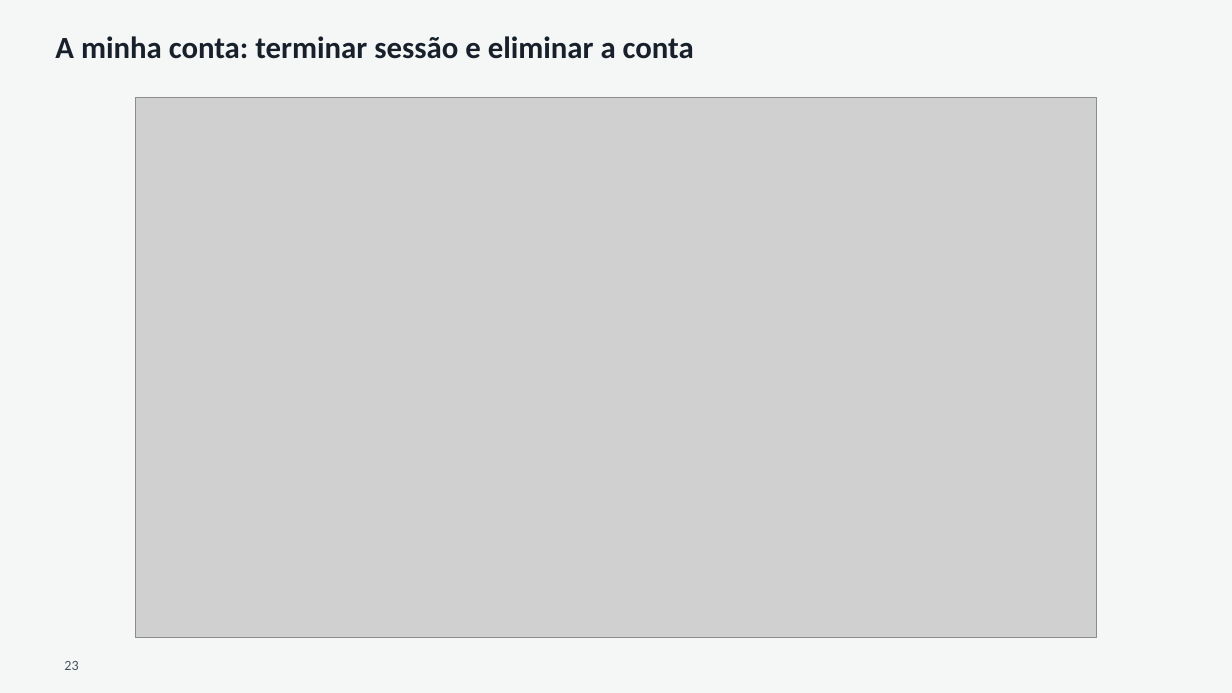
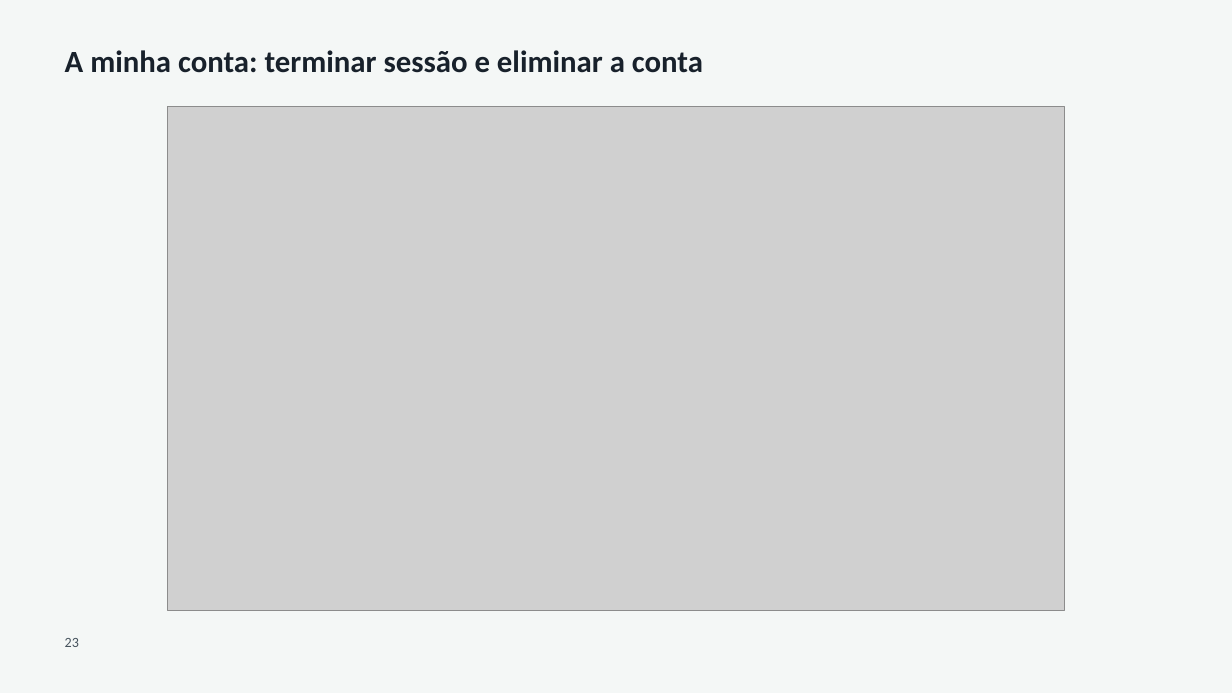
Before and after one commit to SCCPScar/MandarinCourse, a slide deck: slide 23 of docs/entregas/Apresentação - Chá.pptx. Drawn at 1232x693 pixels with LibreOffice and Linux fonts; fonts in the diff are those of the drawing; grey boxes stand for pictures. Boxes give left, top, right and bottom in pixels: in the first picture for what was removed or moved away, otherwise in the second. Text is boxed around its words. In the diff, an @@ line names an element or a change of style, - is before the commit and + after.

```diff
--- a/docs/entregas/Apresentação - Chá.pptx
+++ b/docs/entregas/Apresentação - Chá.pptx
@@ title "A minha conta: terminar sessão ...": place and size @@
-title "A minha conta: terminar sessão ..." at (55,36,694,59)
+title "A minha conta: terminar sessão ..." at (65,50,703,73)
@@ title "A minha conta: terminar sessão ..." at (65,50,703,73): vertical alignment top to middle @@
@@ picture: place and size @@
-picture at (136,97,1097,638)
+picture at (168,106,1065,611)
@@ page number: place and size @@
-page number at (64,661,78,670)
+page number at (65,638,79,647)
```
Also in this commit, not shown: 22 other slides changed, 6 other files.
